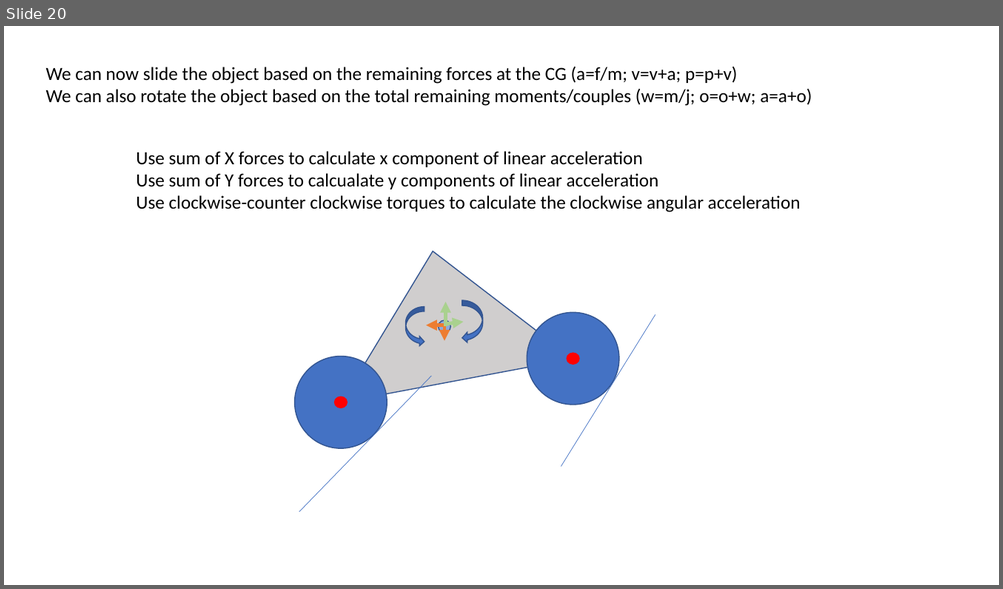
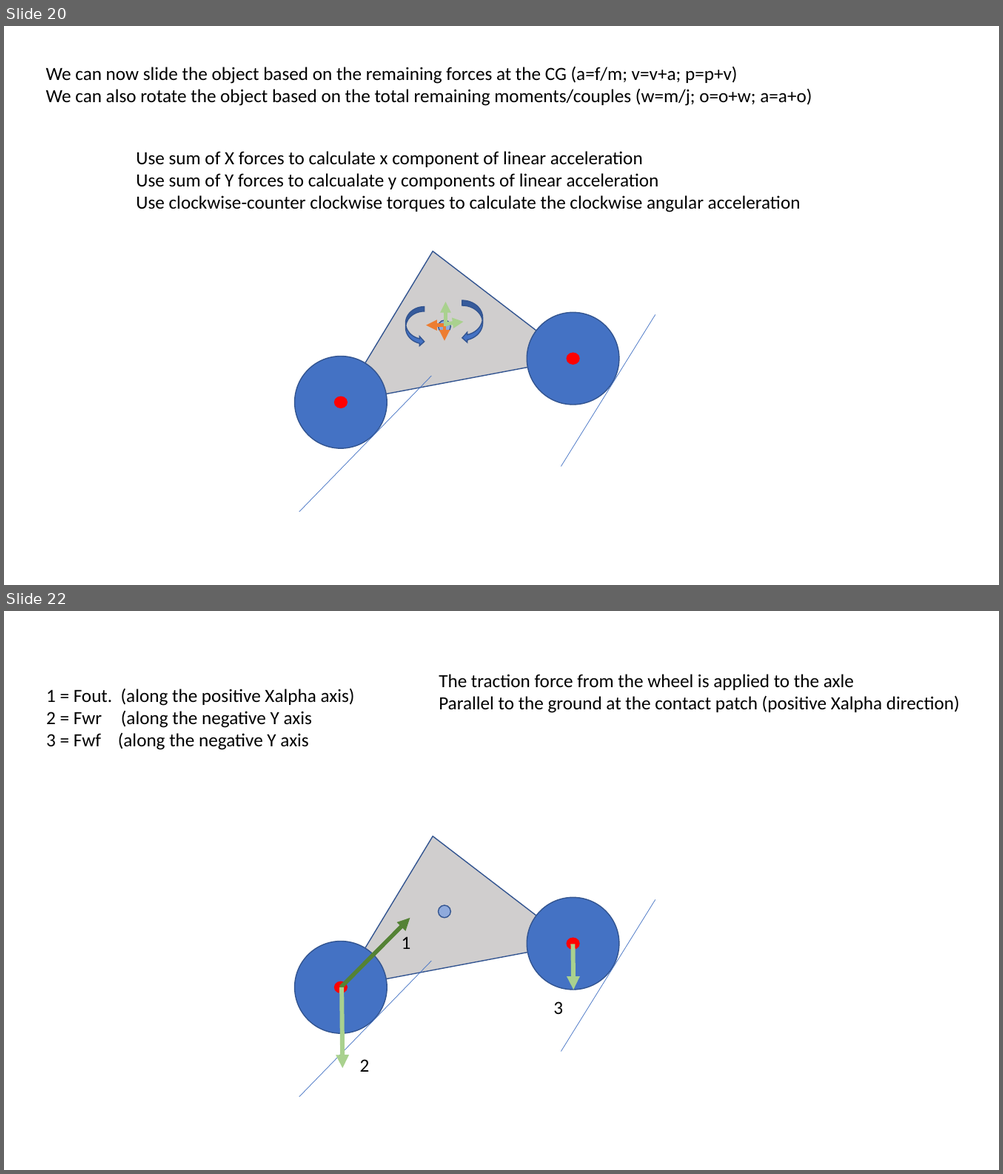
Before and after one commit to rhambleton/drive2d, a slide deck: vehicle forces.pptx. Shown one above the other, each under a label of ours: slide 20 before the commit, slides 20 and 22 after it; the slides between them are not shown. The pictures are 1003x589 and 1003x1174 pixels, drawn with LibreOffice and Linux fonts; fonts in the diff are those of the drawing. Boxes give left, top, right and bottom in pixels: in the first picture for what was removed or moved away, otherwise in the second. Text is boxed around its words. In the diff, an @@ line names an element or a change of style, - is before the commit and + after.

```diff
--- a/vehicle forces.pptx
+++ b/vehicle forces.pptx
@@ slide 22 added at [4,611,999,1170], background #FFFFFF @@
@@ text added at [438,674,959,713], 18 pt, text #000000 @@
+The traction force from the wheel is applied to the axle
+Parallel to the ground at the contact patch (positive Xalpha direction)
@@ text added at [46,688,355,750], 18 pt, text #000000 @@
+1 = Fout. (along the positive Xalpha axis)
+2 = Fwr (along the negative Y axis
+3 = Fwf (along the negative Y axis
@@ triangle added at [317,815,573,988], fill #D0CECE, outline #325491 1 pt @@
@@ ellipse added at [527,897,620,990], fill #4472C4, outline #325491 1 pt @@
@@ arrow added from (341, 988) to (410, 918), #548235 4 pt @@
@@ ellipse added at [438,906,451,918], fill #8FAADC, outline #325491 1 pt @@
@@ line added from (560, 1052) to (655, 900), #4472C4 0.5 pt @@
@@ ellipse added at [294,942,387,1034], fill #4472C4, outline #325491 1 pt @@
@@ text added at [401,937,411,949], 18 pt, text #000000 @@
+1
@@ ellipse added at [566,939,579,950], fill #FF0000, outline #FF0000 1 pt @@
@@ line added from (299, 1097) to (432, 961), #4472C4 0.5 pt @@
@@ arrow added from (572, 945) to (573, 990), #A9D18E 4.25 pt @@
@@ ellipse added at [335,982,347,993], fill #FF0000, outline #FF0000 1 pt @@
@@ arrow added from (342, 988) to (343, 1068), #A9D18E 4.25 pt @@
@@ text added at [553,1002,563,1014], 18 pt, text #000000 @@
+3
@@ text added at [360,1059,370,1072], 18 pt, text #000000 @@
+2
```
Also in this commit, not shown: 3 other slides added, 4 other files.
